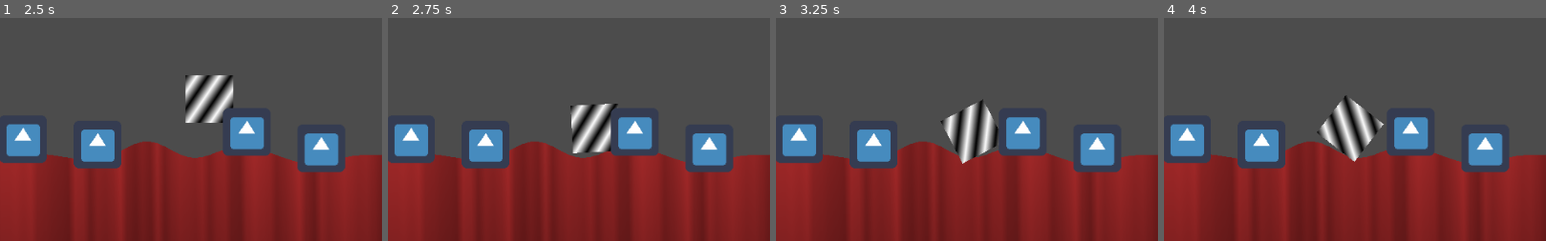
Above: before the commit, frames 1-4 (left to right).
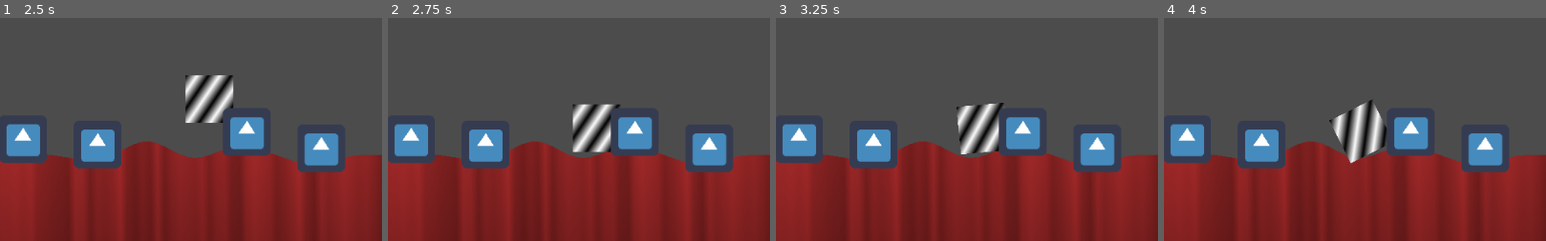
Above: after the commit, the same moments.

Repository: tokkoro/ggj23-juuret
Game: Godot game, scene res://terrain/terraingen-debug.tscn
The game is run twice, just before and just after one commit, with the same random seed, the same clock (stepped at 60 frames per second) and the same inputs. The engine's default icon, where the game draws it, is replaced by a stand-in: a white triangle on a blue panel in a dark square.
Inputs:
- Up to frame 1 (2.5 s): no input
- Up to frame 2 (2.75 s): no input
- Up to frame 3 (3.25 s): no input
- Up to frame 4 (4 s): no input
The pictures show only the part of the screen within x 47-97%, y 45-95%; the shares and areas given below are measured in that part.

Frame 1 is identical in both runs. In frame 2, 1.0% of the frame differs, in the area x 47-61%, y 38-61%; in frame 3, 2.5%; in frame 4, 2.8%, in the area x 40-59%, y 34-66%.

Commit message:
Added flame shader

Diff:
--- a/maailma.gd
+++ b/maailma.gd
@@ -1,6 +1,6 @@
 extends Node2D
 
-onready var round_end_curtain_effect = $curtains.material
+onready var round_end_curtain_effect = $flames.material
 
 onready var input = $input
 
@@ -27,7 +27,7 @@
 	# play new round audio
 	round_time_left = ROUND_DURATION
 	transition = false
-	round_end_curtain_effect.set_shader_param("progress", 0.0)
+	round_end_curtain_effect.set_shader_param("progress", 1.0)
 	for player_number in range(4):
 		var player = preload("res://player.tscn").instance()
 		player.player_number = player_number
@@ -40,6 +40,7 @@
 
 func end_round():
 	# play round end audio
+	round_end_curtain_effect.set_shader_param("progress", 0.0)
 	transition = true
 	transition_halfway = false
 	print("signal: round_end")
--- a/terrain/terraingen-debug.tscn
+++ b/terrain/terraingen-debug.tscn
@@ -48,6 +48,64 @@
 shader = SubResource( 7 )
 shader_param/progress = 0.0
 
+[sub_resource type="Shader" id=11]
+code = "shader_type canvas_item;
+uniform vec2 scroll1 = vec2(0.1, 0.1);
+uniform vec2 scroll2 = vec2(0.2, 0.2);
+uniform sampler2D texture2;
+uniform sampler2D colorTexture;
+uniform float progress = 1.0;
+
+void fragment() {
+	//Fire 1
+	vec4 fireTexture1 = texture(TEXTURE, UV + scroll1 * TIME);
+	float fireTextureColor1 = fireTexture1.r;
+
+	//Fire 2
+	vec4 fireTexture2 = texture(texture2, UV + scroll2 * TIME);
+	float fireTextureColor2 = fireTexture2.r;
+
+	//Combination
+	float energy = fireTextureColor1 * fireTextureColor2 - (1.0 - UV.y) * 0.3;
+	vec4 color = texture(colorTexture, vec2(energy));
+	color.a *= 1.0 - progress;
+	COLOR = color;
+}
+
+void vertex() {
+	VERTEX += vec2(0.0, 50.0);
+	VERTEX += vec2(0.0, sin(TIME * 2.0)*200.0);
+}"
+
+[sub_resource type="Gradient" id=13]
+offsets = PoolRealArray( 0.0949153, 0.137288, 0.19322, 0.274576, 0.550847, 0.988136 )
+colors = PoolColorArray( 0, 0, 0, 0, 0, 0, 0, 0.979102, 1, 0, 0, 0.981823, 1, 0.632812, 0, 1, 1, 1, 1, 1, 1, 1, 1, 0.443137 )
+
+[sub_resource type="GradientTexture" id=14]
+gradient = SubResource( 13 )
+
+[sub_resource type="OpenSimplexNoise" id=15]
+
+[sub_resource type="NoiseTexture" id=16]
+seamless = true
+noise = SubResource( 15 )
+
+[sub_resource type="ShaderMaterial" id=12]
+shader = SubResource( 11 )
+shader_param/scroll1 = Vector2( 0.03, 0.3 )
+shader_param/scroll2 = Vector2( -0.3, 0.4 )
+shader_param/progress = 1.0
+shader_param/texture2 = SubResource( 16 )
+shader_param/colorTexture = SubResource( 14 )
+
+[sub_resource type="OpenSimplexNoise" id=10]
+
+[sub_resource type="NoiseTexture" id=9]
+width = 1100
+height = 1000
+seamless = true
+noise = SubResource( 10 )
+
 [node name="terraingen-debug" type="Node2D"]
 script = ExtResource( 3 )
 
@@ -78,3 +136,7 @@
 
 [node name="input" type="Node2D" parent="."]
 script = ExtResource( 5 )
+
+[node name="flames" type="Sprite" parent="."]
+material = SubResource( 12 )
+texture = SubResource( 9 )
Not shown: 1 places in terrain/terraingen-debug.tscn that only renumber resources
